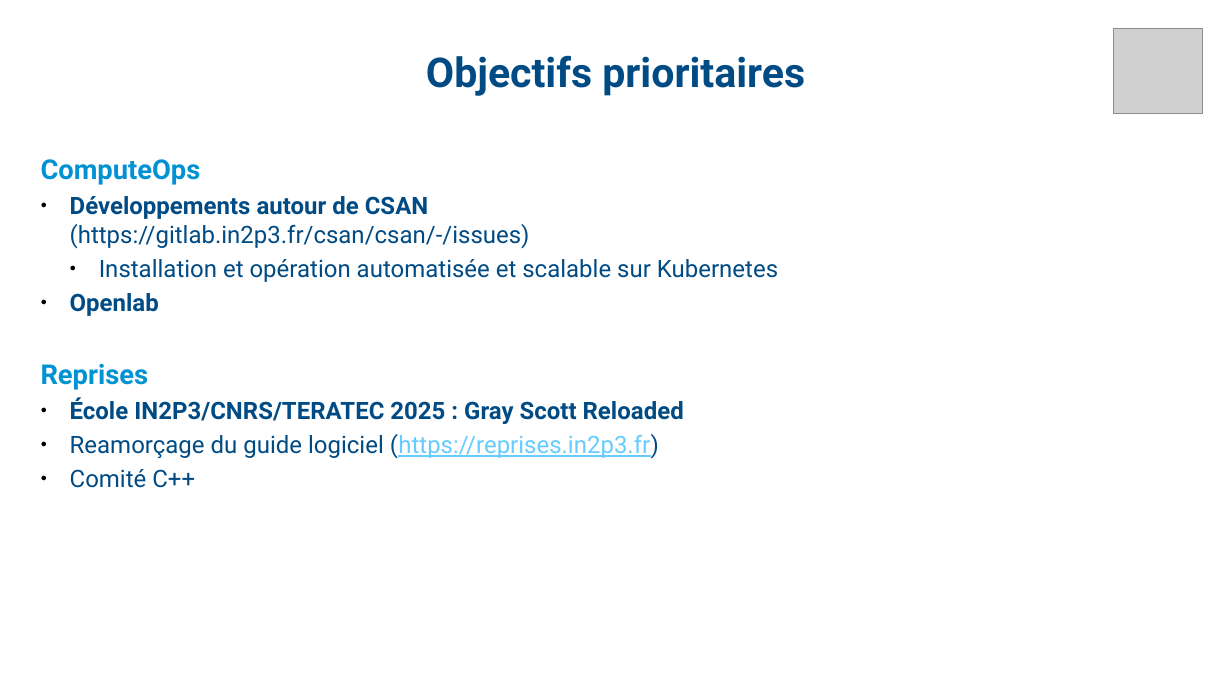
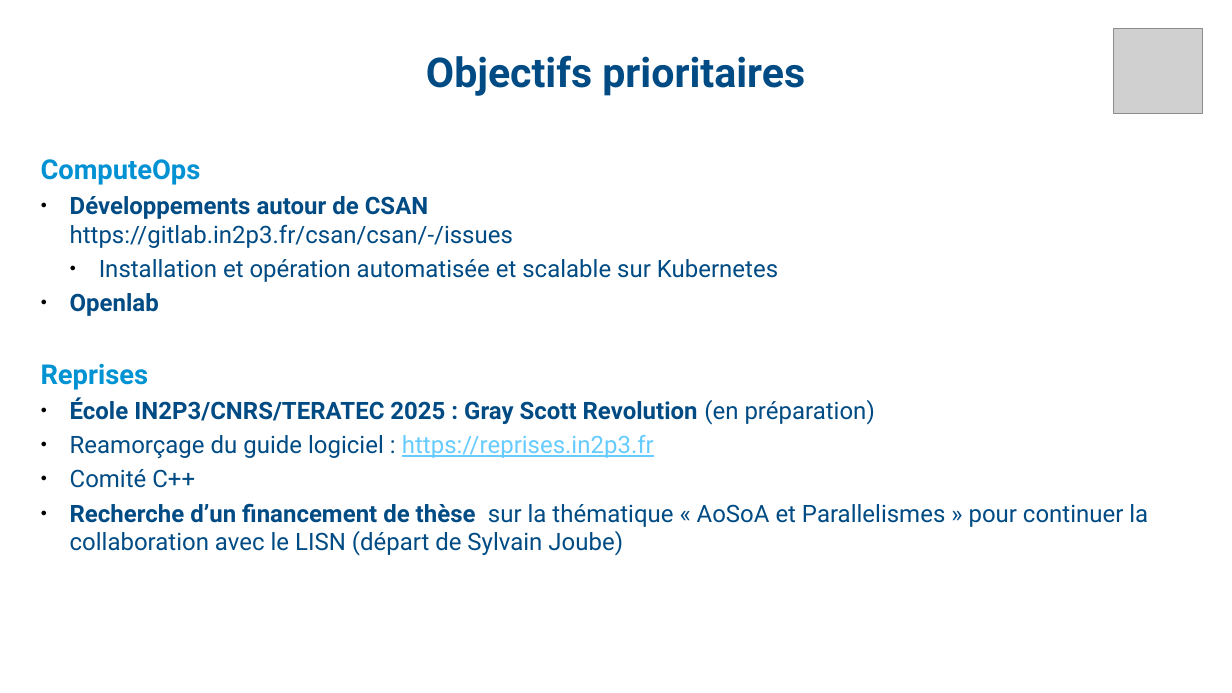
Before and after one commit to fjammes/misc, a slide deck: slide 13 of decalog/decalog-entretien-2024.odp. Drawn at 1232x693 pixels with LibreOffice and Linux fonts; fonts in the diff are those of the drawing; grey boxes stand for pictures. Boxes give left, top, right and bottom in pixels: in the first picture for what was removed or moved away, otherwise in the second. Text is boxed around its words. In the diff, an @@ line names an element or a change of style, - is before the commit and + after.

```diff
--- a/decalog/decalog-entretien-2024.odp
+++ b/decalog/decalog-entretien-2024.odp
@@ text at [70,196,513,248]: text changed @@
-● Développements autour de CSAN
-  (https://gitlab.in2p3.fr/csan/csan/-/issues)
+● Développements autour de CSAN
+  https://gitlab.in2p3.fr/csan/csan/-/issues
@@ text at [70,397,875,458]: text changed @@
-● École IN2P3/CNRS/TERATEC 2025 : Gray Scott Reloaded
-● Reamorçage du guide logiciel (https://reprises.in2p3.fr)
+● École IN2P3/CNRS/TERATEC 2025 : Gray Scott Revolution (en préparation)
+● Reamorçage du guide logiciel : https://reprises.in2p3.fr
@@ text at [70,503,1148,556]: paragraph added @@
+● Recherche d’un financement de thèse sur la thématique « AoSoA et Parallelismes » pour continuer la collaboration avec le LISN (départ de Sylvain Joube)
```
Also in this commit, not shown: 14 other slides changed, 3 other files.
